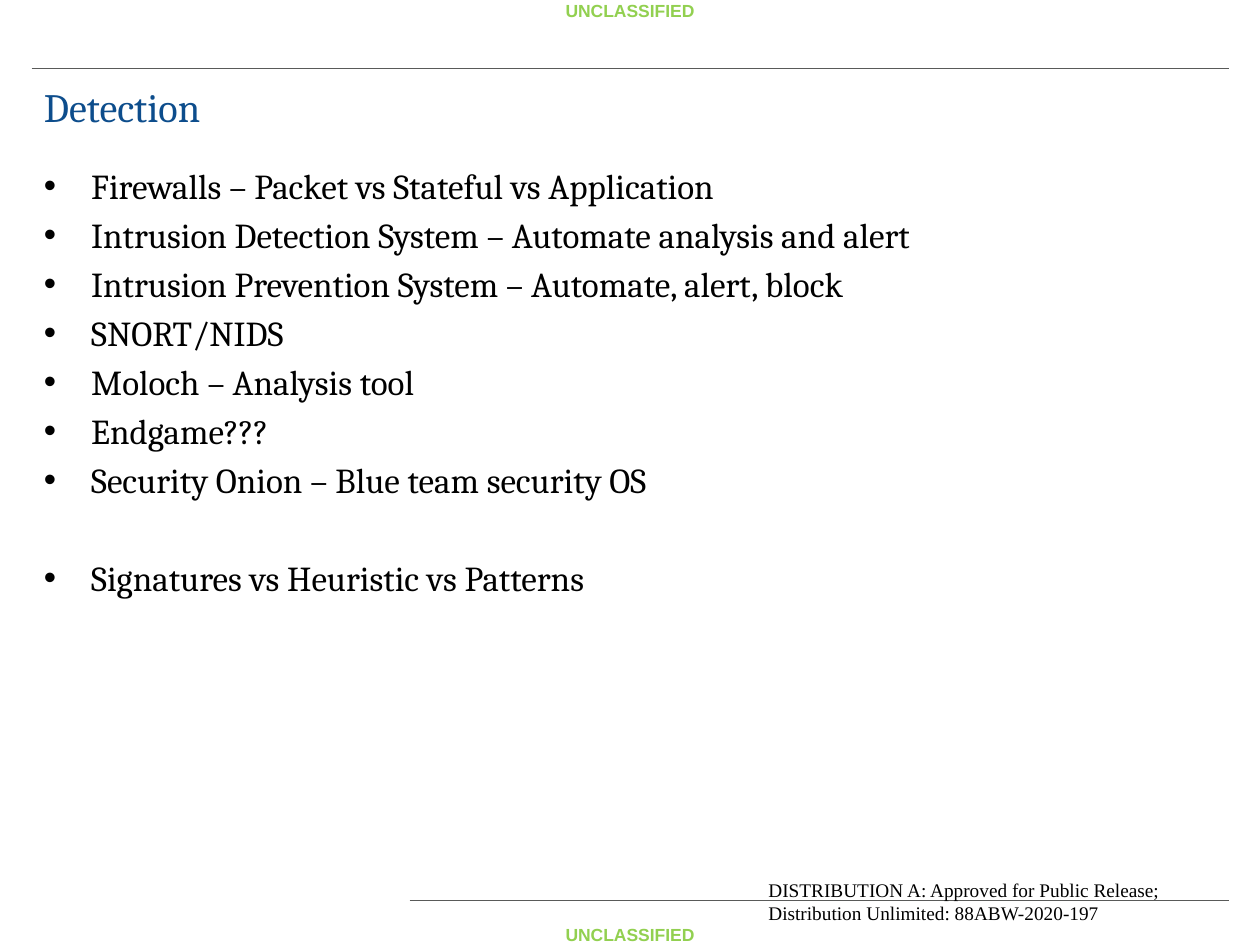
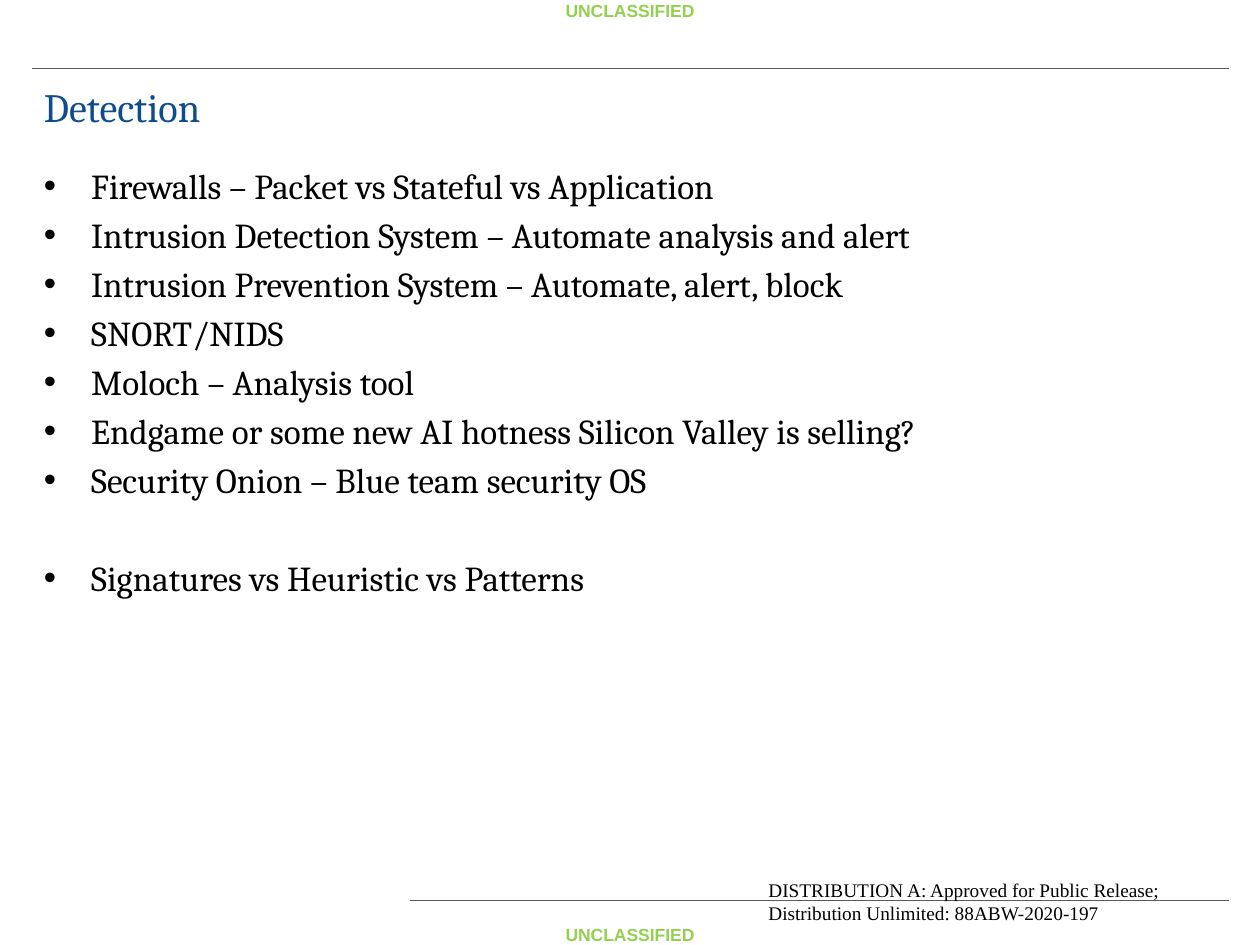
Before and after one commit to fitzgeralddaniel/CovertChannelClass, a slide deck: slide 7 of Handout/Covert Channel Lecture Day 2.pptx. Drawn at 1260x945 pixels with LibreOffice and Linux fonts; fonts in the diff are those of the drawing; background and template pictures are left out. Boxes give left, top, right and bottom in pixels: in the first picture for what was removed or moved away, otherwise in the second. Text is boxed around its words. In the diff, an @@ line names an element or a change of style, - is before the commit and + after.

```diff
--- a/Handout/Covert Channel Lecture Day 2.pptx
+++ b/Handout/Covert Channel Lecture Day 2.pptx
@@ text at [91, 419, 915, 452]: text changed @@
-• Endgame???
+• Endgame or some new AI hotness Silicon Valley is selling?
```
Also in this commit, not shown: 4 other slides changed, 2 slides added, 4 other files.
